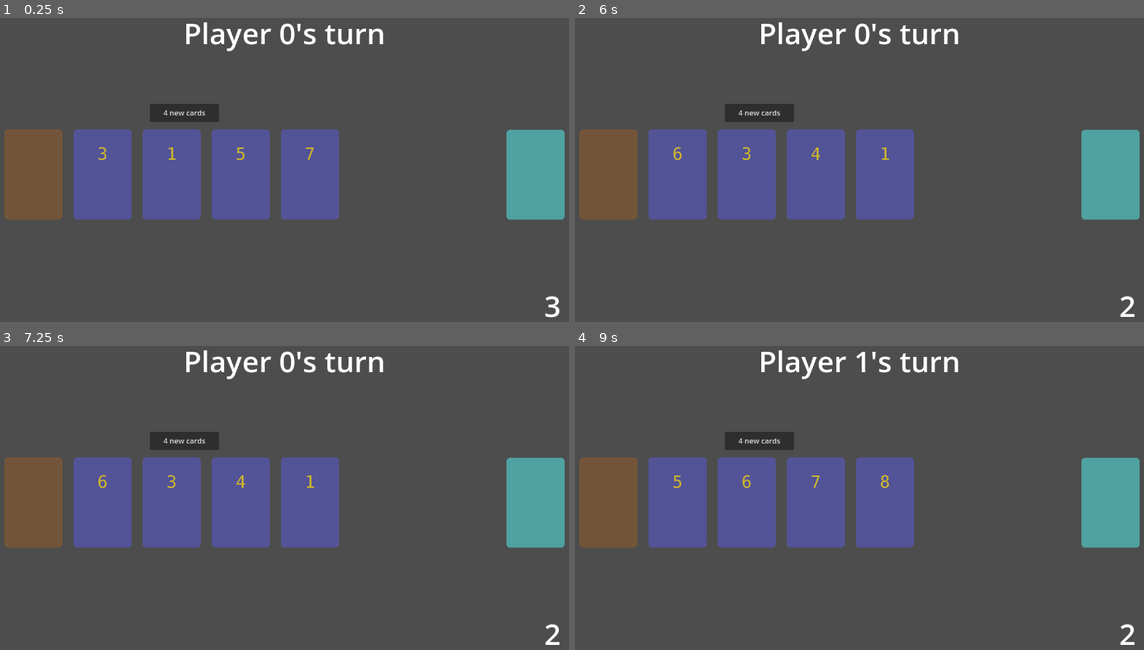
Above: before the commit, frames 1-4 (two rows, left to right).
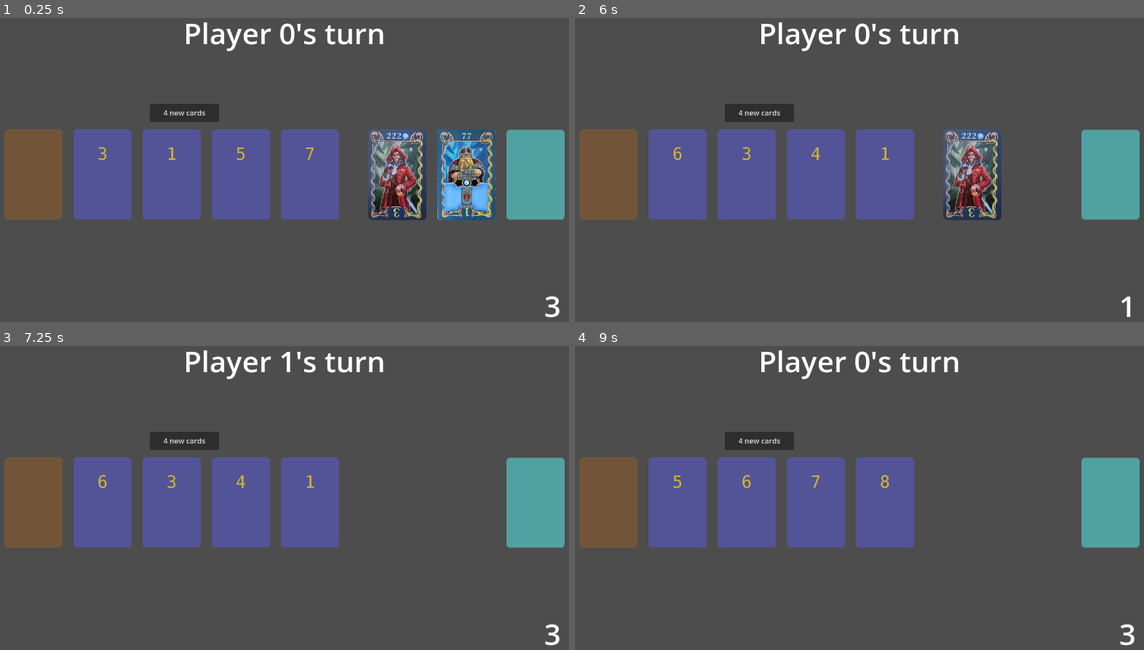
Above: after the commit, the same moments.

Repository: vbackeberg/game1
Game: Godot game, scene res://src/main.tscn
Same seed, same stepped clock (60 frames per second), same inputs: the game is played once before the commit and once after it.
Inputs (mouse positions are in pixels of both pictures, inside the frame that each line leads up to):
- Up to frame 1 (0.25 s): no input
- Up to frame 2 (6 s): click (609, 176) at 0.5 s; click (1109, 176) at 1.25 s; click (677, 176) at 2 s; click (745, 176) at 2.77 s; click (813, 176) at 3.52 s; click (882, 176) at 4.27 s; click (677, 176) at 5.02 s; click (1041, 176) at 5.77 s
- Up to frame 3 (7.25 s): click (398, 504) at 6.52 s
- Up to frame 4 (9 s): click "4 new cards" at 7.25 s; click "4 new cards" at 8 s; click (609, 504) at 8.75 s

The runs differ from the first frame. In frame 1, 5.5% of the frame differs, in the area x 64-88%, y 36-67%; in frame 2, 2.7%; in frame 3, 0.2%; in frame 4, 0.2%.
Error before the commit: Invalid type in function 'concat' in base 'Node2D (middle_area.gd)'. Cannot convert argument 1 from Callable to Array. (res://src/middle_area.gd:124)

Commit message:
specs in char node and buy function

Diff:
--- a/project.godot
+++ b/project.godot
@@ -20,6 +20,14 @@
 window/size/viewport_width=1280
 window/size/viewport_height=720
 
+[input]
+
+click={
+"deadzone": 0.2,
+"events": [Object(InputEventMouseButton,"resource_local_to_scene":false,"resource_name":"","device":-1,"window_id":0,"alt_pressed":false,"shift_pressed":false,"ctrl_pressed":false,"meta_pressed":false,"button_mask":0,"position":Vector2(0, 0),"global_position":Vector2(0, 0),"factor":1.0,"button_index":1,"canceled":false,"pressed":false,"double_click":false,"script":null)
+]
+}
+
 [rendering]
 
 renderer/rendering_method="mobile"
--- a/src/card_character.gd
+++ b/src/card_character.gd
@@ -1,14 +1,34 @@
+class_name CardCharacter
 extends TextureButton
 
 var slot: int
 
-var specs: Dictionary
+## Returns the cards paid to buy this card or null if it could not be played.
+var buy := func(_player): pass
+var points: int
+var diamonds: int
+var effect := func(_player): pass
+var asset_path: String
+
+func _init(p_buy, p_points, p_diamonds, p_asset) -> void:
+	buy = p_buy
+	points = p_points
+	diamonds = p_diamonds
+	asset_path = "res://assets/characters/" + p_asset + ".png"
 
 # Called when the node enters the scene tree for the first time.
 func _ready() -> void:
+	texture_normal = load(asset_path)
+	scale = Vector2(128.0, 200.0) / texture_normal.get_size()
 	pass # Replace with function body.
 
 
 # Called every frame. 'delta' is the elapsed time since the previous frame.
 func _process(_delta: float) -> void:
 	pass
+
+static func concat(arr: Array) -> String:
+	var result = ""
+	for num in arr:
+		result += str(num)
+	return result
--- a/src/card_character.tscn
+++ b/src/card_character.tscn
@@ -2,7 +2,5 @@
 
 [ext_resource type="Script" uid="uid://d0t6ik6al47h0" path="res://src/card_character.gd" id="1_towqi"]
 
-[node name="CardCharacter" type="TextureButton"]
-ignore_texture_size = true
-stretch_mode = 4
+[node name="CardCharacter" type="Sprite2D"]
 script = ExtResource("1_towqi")
--- a/src/card_resource.gd
+++ b/src/card_resource.gd
@@ -1,6 +1,7 @@
+class_name CardResource
 extends TextureButton
 
-var value: int
+var resourceValue: int
 var slot: int
 
 # Called when the node enters the scene tree for the first time.
--- a/src/middle_area.gd
+++ b/src/middle_area.gd
@@ -3,11 +3,11 @@
 const CARD_WIDTH = 128.0
 
 var resourceCards: Array[int]
-var characterCards: Array[Dictionary]
-var cardsLaidOut: Array[TextureButton]
+var characterCards: Array[CardCharacter]
+var cardsLaidOut: Array[CardResource]
 
 @export var graveyardResources: Array[int]
-@export var graveyardCharacters: Array[Dictionary]
+@export var graveyardCharacters: Array[CardCharacter]
 
 # Called when the node enters the scene tree for the first time.
 func _ready() -> void:
@@ -16,7 +16,7 @@
 	resourceCards = [1, 1, 1, 1, 1, 1, 1, 2, 2, 2, 2, 2, 2, 2, 3, 3, 3, 3, 3, 3, 3, 4, 4, 4, 4, 4, 4, 4, 5, 5, 5, 5, 5, 5, 5, 6, 6, 6, 6, 6, 6, 6, 7, 7, 7, 7, 7, 7, 7, 8, 8, 8, 8, 8, 8, 8]
 	resourceCards.shuffle()
 
-	characterCards = _load_character_cards()
+	characterCards = _load_chars()
 	characterCards.shuffle()
 
 	graveyardResources = []
@@ -29,8 +29,8 @@
 	place_resource(2)
 	place_resource(3)
 
-	place_character(0)
-	place_character(1)
+	place_character_in_middle(0)
+	place_character_in_middle(1)
 
 
 # Called every frame. 'delta' is the elapsed time since the previous frame.
@@ -80,8 +80,8 @@
 	return characterCards.pop_back()
 
 ## Move the card to the player's hand
-func _on_resource_card_pressed(card: TextureButton) -> void:
-	get_parent().currentPlayer.add_resource(card.value)
+func _on_resource_card_pressed(card: CardResource) -> void:
+	get_parent().currentPlayer.add_resource(card.resourceValue)
 	place_resource(card.slot)
 	card.queue_free()
 	action_used.emit()
@@ -89,10 +89,10 @@
 func place_resource(slot: int):
 	var value = _draw_resource()
 
-	var card_node = load("res://src/card_resource.tscn").instantiate() as TextureButton
+	var card_node = load("res://src/card_resource.tscn").instantiate() as CardResource
 	card_node.texture_normal = load("res://assets/resource" + str(value) + ".png")
 	card_node.custom_minimum_size = Vector2(CARD_WIDTH, 200.0)
-	card_node.value = value
+	card_node.resourceValue = value
 	card_node.visible = visible
 	card_node.slot = slot
 	add_child(card_node)
@@ -104,13 +104,14 @@
 	card_node.pressed.connect(_on_resource_card_pressed.bind(card_node))
 
 ## Moves the card to the player's hand
-func _on_character_card_pressed(card: TextureButton) -> void:
-	get_parent().currentPlayer.add_character(card.specs)
-	card.queue_free()
-	place_character(card.slot)
+func _on_character_card_pressed(card: CardCharacter) -> void:
+	card.pressed.disconnect(_on_character_card_pressed)
+	remove_child(card)
+	get_parent().currentPlayer.add_character(card)
+	place_character_in_middle(card.slot)
 	action_used.emit()
 
-func place_character(slot: int):
+func place_character_in_middle(slot: int):
 	if characterCards.size() == 0:
 		if graveyardCharacters.size() == 0:
 			print("No more character cards left in stack or graveyard!")
@@ -118,25 +119,19 @@
 		else:
 			_replenish_characters()
 
-	var specs = characterCards.pop_back()
-
-	var card_node = load("res://src/card_character.tscn").instantiate() as TextureButton
-	card_node.texture_normal = load("res://assets/character-" + str(concat(specs.cost)) + "-" + str(specs.diamondCost) + "-" + str(specs.points) + "-" + str(specs.diamonds) + ".png")
-	card_node.custom_minimum_size = Vector2(CARD_WIDTH, 200.0)
-	card_node.specs = specs
-	card_node.visible = visible
-	card_node.slot = slot
-	add_child(card_node)
-
-	card_node.position.x = $StackCharacters.position.x - (1 + slot) * (CARD_WIDTH + 24.0)
-	card_node.position.y = 256
-
-	card_node.pressed.connect(_on_character_card_pressed.bind(card_node))
+	var card = characterCards.pop_back()
+
+	card.visible = visible
+	card.slot = slot
+	add_child(card)
+
+	card.position.x = $StackCharacters.position.x - (1 + slot) * (CARD_WIDTH + 24.0)
+	card.position.y = 256
+	card.pressed.connect(_on_character_card_pressed.bind(card))
 
 func draw_diamond():
 	var card = characterCards.pop_back()
 	get_parent().currentPlayer.add_diamond(card)
-
 
 func concat(arr: Array) -> String:
 	var result = ""
@@ -150,7 +145,7 @@
 ## Places 4 new cards
 func _on_button_pressed() -> void:
 	for i in cardsLaidOut.size():
-		graveyardResources.append(cardsLaidOut[i].value)
+		graveyardResources.append(cardsLaidOut[i].resourceValue)
 		cardsLaidOut[i].queue_free()
 		place_resource(i)
 	action_used.emit()
@@ -162,199 +157,224 @@
 func on_discard_finished():
 	$DiscardOverlay.visible = false
 
+func _load_chars() -> Array[CardCharacter]:
+	return [
+		CardCharacter.new(
+			# TODO correct buy functions
+			func(player): return _includes(player.selectedResources, player.additionalResources, [2, 2, 2]),
+			3,
+			0,
+			"pirate"
+		),
+		CardCharacter.new(
+			func(player): return _includes(player.selectedResources, player.additionalResources, [2, 2, 2]),
+			3,
+			0,
+			"dwarf-6"
+		),
+		CardCharacter.new(
+			func(player): return _includes(player.selectedResources, player.additionalResources, [2, 2, 2]),
+			3,
+			0,
+			"dwarf-7"
+		),
+	]
+
+# TODO translate into function above
+
 func _load_character_cards() -> Array[Dictionary]:
 	return [
 		{
-			cost = func(player): return _includes(player.selectedResources, player.additionalResources, [2, 2, 2]),
+			buy = func(player): return _includes(player.selectedResources, player.additionalResources, [2, 2, 2]),
 			diamondCost = 1,
 			points = 3,
 			diamonds = 0,
 			effect = func(_player): pass
 		},
 		{
-			cost = func(player): return _includes(player.selectedResources, player.additionalResources, [6, 6, 8, 8]),
+			buy = func(player): return _includes(player.selectedResources, player.additionalResources, [6, 6, 8, 8]),
 			diamondCost = 0,
 			points = 3,
 			diamonds = 0,
 			effect = func(_player): pass
 		},
 		{
-			cost = func(player): return _includes(player.selectedResources, player.additionalResources, [6, 6, 8, 8]),
+			buy = func(player): return _includes(player.selectedResources, player.additionalResources, [6, 6, 8, 8]),
 			diamondCost = 0,
 			points = 3,
 			diamonds = 0,
 			effect = func(_player): pass
 		},
 		{
-			cost = func(player): return _includes(player.selectedResources, player.additionalResources, [1, 3, 5, 7]),
+			buy = func(player): return _includes(player.selectedResources, player.additionalResources, [1, 3, 5, 7]),
 			diamondCost = 0,
 			points = 2,
 			diamonds = 0,
 			effect = func(player): player.actionsLeft += 3; get_parent().on_actions_left_changed()
 		},
 		{
-			cost = func(player): return _includes(player.selectedResources, player.additionalResources, [2, 4, 6, 8]),
+			buy = func(player): return _includes(player.selectedResources, player.additionalResources, [2, 4, 6, 8]),
 			diamondCost = 0,
 			points = 2,
 			diamonds = 0,
 			effect = func(player): player.actionsLeft += 3; get_parent().on_actions_left_changed()
 		},
 		{
-			cost = func(player): return _includes(player.selectedResources, player.additionalResources, [8, 8]),
+			buy = func(player): return _includes(player.selectedResources, player.additionalResources, [8, 8]),
 			diamondCost = 0,
 			points = 2,
 			diamonds = 0,
 			effect = func(_player): pass
 		},
 		{
-			cost = func(player): return _includes(player.selectedResources, player.additionalResources, [8, 8]),
+			buy = func(player): return _includes(player.selectedResources, player.additionalResources, [8, 8]),
 			diamondCost = 0,
 			points = 2,
 			diamonds = 0,
 			effect = func(_player): pass
 		},
 		{
-			cost = func(player): return _includes(player.selectedResources, player.additionalResources, [1, 1]),
+			buy = func(player): return _includes(player.selectedResources, player.additionalResources, [1, 1]),
 			diamondCost = 0,
 			points = 1,
 			diamonds = 0,
 			effect = func(player): player.additionalResources.add(1) # TODO allow paying with additional resources
 		},
 		{
-			cost = func(player): return _includes(player.selectedResources, player.additionalResources, [2, 2]),
+			buy = func(player): return _includes(player.selectedResources, player.additionalResources, [2, 2]),
 			diamondCost = 0,
 			points = 1,
 			diamonds = 0,
 			effect = func(player): player.additionalResources.add(2)
 		},
 		{
-			cost = func(player): return _includes(player.selectedResources, player.additionalResources, [3, 3]),
+			buy = func(player): return _includes(player.selectedResources, player.additionalResources, [3, 3]),
 			diamondCost = 0,
 			points = 1,
 			diamonds = 0,
 			effect = func(player): player.additionalResources.add(3)
 		},
 		{
-			cost = func(player): return _includes(player.selectedResources, player.additionalResources, [4, 4]),
+			buy = func(player): return _includes(player.selectedResources, player.additionalResources, [4, 4]),
 			diamondCost = 0,
 			points = 1,
 			diamonds = 0,
 			effect = func(player): player.additionalResources.add(4) # Take into account
 		},
 		{
-			cost = func(player): return _includes(player.selectedResources, player.additionalResources, [5, 5]),
+			buy = func(player): return _includes(player.selectedResources, player.additionalResources, [5, 5]),
 			diamondCost = 0,
 			points = 1,
 			diamonds = 0,
 			effect = func(player): player.additionalResources.add(5)
 		},
 		{
-			cost = func(player): return _includes(player.selectedResources, player.additionalResources, [6, 6]),
+			buy = func(player): return _includes(player.selectedResources, player.additionalResources, [6, 6]),
 			diamondCost = 0,
 			points = 1,
 			diamonds = 0,
 			effect = func(player): player.additionalResources.add(6)
 		},
 		{
-			cost = func(player): return _includes(player.selectedResources, player.additionalResources, [7, 7]),
+			buy = func(player): return _includes(player.selectedResources, player.additionalResources, [7, 7]),
 			diamondCost = 0,
 			points = 1,
 			diamonds = 0,
 			effect = func(player): player.additionalResources.add(7)
 		},
 		{
-			cost = func(player): return _includes(player.selectedResources, player.additionalResources, [1, 2, 3, 4]),
+			buy = func(player): return _includes(player.selectedResources, player.additionalResources, [1, 2, 3, 4]),
 			diamondCost = 0,
 			points = 1,
 			diamonds = 2,
 			effect = func(_player): pass
 		},
 		{
-			cost = func(player): return _includes(player.selectedResources, player.additionalResources, [7, 7, 7, 7]),
+			buy = func(player): return _includes(player.selectedResources, player.additionalResources, [7, 7, 7, 7]),
 			diamondCost = 0,
 			points = 4,
 			diamonds = 0,
 			effect = func(_player): pass
 		},
 		{
-			cost = func(player): return _includes(player.selectedResources, player.additionalResources, [7, 7, 7, 7]),
+			buy = func(player): return _includes(player.selectedResources, player.additionalResources, [7, 7, 7, 7]),
 			diamondCost = 0,
 			points = 4,
 			diamonds = 0,
 			effect = func(_player): pass
 		},
 		{
-			cost = func(player): return _includes(player.selectedResources, player.additionalResources, [8, 8, 8, 8]),
+			buy = func(player): return _includes(player.selectedResources, player.additionalResources, [8, 8, 8, 8]),
 			diamondCost = 0,
 			points = 5,
 			diamonds = 0,
 			effect = func(_player): pass
 		},
 		{
-			cost = func(player): return _includes(player.selectedResources, player.additionalResources, [1, 2]),
+			buy = func(player): return _includes(player.selectedResources, player.additionalResources, [1, 2]),
 			diamondCost = 0,
 			points = 0,
 			diamonds = 0,
 			effect = func(player): player.additionalResources.add(7)
 		},
 		{
-			cost = func(player): return _includes(player.selectedResources, player.additionalResources, [4, 5, 6, 7, 8]),
+			buy = func(player): return _includes(player.selectedResources, player.additionalResources, [4, 5, 6, 7, 8]),
 			diamondCost = 0,
 			points = 1,
 			diamonds = 0,
 			effect = func(player): player.actionsLeft += 1; player.actionsPerTurn += 1; get_parent().on_actions_left_changed()
 		},
 		{
-			cost = func(player): return _sums_up_to_using_exactly_three(player.selectedResources, 10),
-			diamondCost = 0,
-			points = 1,
-			diamonds = 0,
-			effect = func(player): pass # TODO can use a 1 as an 8
-		},
-		{
-			cost = func(player): return _sums_up_to_using_exactly_three(player.selectedResources, 20),
+			buy = func(player): return _sums_up_to_using_exactly_three(player.selectedResources, 10),
+			diamondCost = 0,
+			points = 1,
+			diamonds = 0,
+			effect = func(_player): pass # TODO can use a 1 as an 8
+		},
+		{
+			buy = func(player): return _sums_up_to_using_exactly_three(player.selectedResources, 20),
 			diamondCost = 0,
 			points = 2,
 			diamonds = 0,
 			effect = func(_player): pass
 		},
 		{
-			cost = func(player): return _sums_up_to_in_any_combination(player.selectedResources, 10),
+			buy = func(player): return _sums_up_to_in_any_combination(player.selectedResources, 10),
 			diamondCost = 0,
 			points = 1,
 			diamonds = 0,
 			effect = func(player): player.resourceCapacity += 1
 		},
 		{
-			cost = func(player): return _sums_up_to_in_any_combination(player.selectedResources, 10),
+			buy = func(player): return _sums_up_to_in_any_combination(player.selectedResources, 10),
 			diamondCost = 0,
 			points = 1,
 			diamonds = 0,
 			effect = func(player): player.resourceCapacity += 1
 		},
 		{
-			cost = func(player): return _sums_up_to_in_any_combination(player.selectedResources, 10),
+			buy = func(player): return _sums_up_to_in_any_combination(player.selectedResources, 10),
 			diamondCost = 0,
 			points = 1,
 			diamonds = 0,
 			effect = func(player): player.resourceCapacity += 1
 		},
 		{
-			cost = func(player): return _includes(player.selectedResources, player.additionalResources, [3, 4, 5]),
+			buy = func(player): return _includes(player.selectedResources, player.additionalResources, [3, 4, 5]),
 			diamondCost = 0,
 			points = 1,
 			diamonds = 0,
 			effect = func(_player): # TODO let player select one that should return to hand
 		},
 		{
-			cost = func(player): return _includes_either_or(player.selectedResources, player.additionalResources, [3, 3, 3], [6, 6, 6]),
+			buy = func(player): return _includes_either_or(player.selectedResources, player.additionalResources, [3, 3, 3], [6, 6, 6]),
 			diamondCost = 0,
 			points = 3,
 			diamonds = 0,
 			effect = func(_player): pass # TODO let neighbors play it
 		},
 		{
-			cost = func(player): return _includes_either_or(player.selectedResources, player.additionalResources, [4, 4, 4], [5, 5, 5]),
+			buy = func(player): return _includes_either_or(player.selectedResources, player.additionalResources, [4, 4, 4], [5, 5, 5]),
 			diamondCost = 0,
 			points = 3,
 			diamonds = 0,
@@ -365,25 +385,27 @@
 
 ## Checks if selected resources suffice to pay for the card.
 ## Returns the resources used to pay for the card or null if they do not suffice.
-func _includes(selectedResources: Array[int], additionalResources: Array[int], required: Array[int]):
-	var selected = selectedResources.duplicate()
-	var additional = additionalResources.duplicate()
-	var paid = []
+func _includes(selectedResources: Array[CardResource], additionalResources: Array[int], required: Array[int]):
+	var selected := selectedResources.map(func(s): return s.resourceValue)
+	var additional := additionalResources.duplicate()
+	var paid: Array[CardResource] = []
+
+	# First check if can be paid from additional resources (e.g. dwarves), then use resources from hand.
 	for r in required:
-		var idx = additional.find(r) # Additional resources (e.g. from dwarves) are preferred
+		var idx = additional.find(r)
 		if idx != -1:
 			additional.remove_at(idx)
 			continue
 		idx = selected.find(r)
 		if idx == -1:
 			return null
-		paid.append(selected[idx])
+		paid.append(selectedResources[idx])
 		selected.remove_at(idx)
 	return paid
 
 ## Checks if selected resources suffice to pay for the card for two alternatives.
 ## Returns the resources used to pay or null if they do not suffice.
-func _includes_either_or(selectedResources: Array[int], additionalResources: Array[int], eitherRequired: Array[int], orRequired: Array[int]):
+func _includes_either_or(selectedResources: Array[CardResource], additionalResources: Array[int], eitherRequired: Array[int], orRequired: Array[int]):
 	var paid = _includes(selectedResources, additionalResources, eitherRequired)
 	if paid != null:
 		return paid
--- a/src/player_area.gd
+++ b/src/player_area.gd
@@ -2,14 +2,14 @@
 
 const CARD_WIDTH = 128.0
 var playerName: String
-var resourcesOnHand: Array[Node]
+var resourcesOnHand: Array[CardResource]
 var resourceCapacity: int
 var additionalResources: Array[int]
 var charactersOnPayField: Array[Node]
 var diamonds: Array[Node]
-var selectedResources: Array[Node]
+var selectedResources: Array[CardResource]
 var selectedDiamonds: Array[Node]
-var charactersPlayed: Array[Node]
+var charactersPlayed: Array[CardCharacter]
 var actionsLeft: int
 var actionsPerTurn: int
 var discardMode: bool
@@ -43,12 +43,12 @@
 	discard_started.connect(get_parent().on_discard_started.bind())
 	discard_finished.connect(get_parent().on_discard_finished.bind())
 
-## Appends and prints card
+## Appends card
 func add_resource(value: int):
-	var card_node = load("res://src/card_resource.tscn").instantiate() as TextureButton
+	var card_node = load("res://src/card_resource.tscn").instantiate() as CardResource
 	card_node.custom_minimum_size = Vector2(CARD_WIDTH, 200.0)
 	card_node.texture_normal = load("res://assets/resource" + str(value) + ".png")
-	card_node.value = value
+	card_node.resourceValue = value
 	card_node.visible = visible # Match parent's visibility
 	resourcesOnHand.append(card_node)
 	add_child(card_node)
@@ -71,7 +71,7 @@
 		discard_finished.emit()
 
 ## Selects or deselects a resource on press
-func _on_resource_card_pressed(card: TextureButton) -> void:
+func _on_resource_card_pressed(card: CardResource) -> void:
 	var index = selectedResources.find(card)
 	if discardMode:
 		if index == -1:
@@ -99,7 +99,7 @@
 
 func _on_confirm_discard_button_pressed() -> void:
 	for r in selectedResources:
-		get_parent().on_resource_spent(r.value)
+		get_parent().on_resource_spent(r.resourceValue)
 		resourcesOnHand.erase(r)
 		r.queue_free()
 		numToDiscard -= 1
@@ -110,48 +110,37 @@
 			discard_finished.emit()
 
 ## Adds a character card with given specs and puts it on the right side.
-func add_character(specs):
+func add_character(card: CardCharacter):
 	if charactersOnPayField.size() == 2:
 		# TODO prevent player from doing that
 		print("Player has 2 character cards, already.")
 
 	else:
-		var card_node = load("res://src/card_character.tscn").instantiate() as TextureButton
-		card_node.custom_minimum_size = Vector2(CARD_WIDTH, 200.0)
-		card_node.texture_normal = load("res://assets/character-" + str(concat(specs.cost)) + "-" + str(specs.diamondCost) + "-" + str(specs.points) + "-" + str(specs.diamonds) + ".png")
-		card_node.specs = specs
-		card_node.visible = visible
-		charactersOnPayField.append(card_node)
-		add_child(card_node)
+		card.visible = visible
+		charactersOnPayField.append(card)
+		add_child(card)
 
 		var card_index = charactersOnPayField.size()
-		card_node.position.x = get_viewport().size.x - 24.0 - card_index * (CARD_WIDTH + 24.0)
-		card_node.position.y = get_viewport().size.y / 2
-
-		card_node.pressed.connect(_on_character_card_pressed.bind(card_node))
-
-func _on_character_card_pressed(card: TextureButton) -> void:
-	if _diamondCostPaid(card) && _resourceCostPaid(card):
-		_play_character(card)
-	else:
-		print("Not enough resources/diamonds selected to play character!")
-
-
-func _diamondCostPaid(card):
-	print(selectedDiamonds.size(), " diamonds selected. ", card.specs.diamondCost, " needed.")
-	return selectedDiamonds.size() >= card.specs.diamondCost
-
-func _resourceCostPaid(card):
-	var remainingResourceCost = card.specs.cost.duplicate()
-
-	for r in selectedResources:
-		var index = remainingResourceCost.find(r.value)
-		if index != -1:
-			remainingResourceCost.remove_at(index)
-
-	print("Remaining resource cost: ", remainingResourceCost)
-
-	return remainingResourceCost.size() == 0
+		card.position.x = get_viewport().size.x - 24.0 - card_index * (CARD_WIDTH + 24.0)
+		card.position.y = get_viewport().size.y / 2
+
+		card.pressed.connect(_on_character_card_pressed.bind(card))
+
+func _on_character_card_pressed(card: CardCharacter) -> void:
+	var paid = card.buy.call(self) # TODO: evaluate paid resources and paid diamonds
+	if paid == null:
+		print("not enough resources selected")
+		# TODO show label with missing resources
+	else:
+		for r in paid:
+			get_parent().on_resource_spent(r.value)
+			resourcesOnHand.erase(r)
+			r.queue_free()
+
+		selectedResources.clear()
+		_reorder_resource_cards()
+		_place_character_on_played_area(card)
+		action_used.emit()
 
 ## Loads and positions diamond card asset. Connects on_pressed callback.
 ## Note: Character values are associated with the diamond to identify the card later in the graveyard.
@@ -184,7 +173,7 @@
 
 ## Puts spent resources and diamonds on graveyard
 ## Places character card
-func _play_character(card: TextureButton):
+func _place_character_on_played_area(card: CardCharacter):
 	charactersPlayed.append(card)
 	var card_index = charactersPlayed.size()
 	card.position.x = 24.0 + card_index * (CARD_WIDTH + 24.0)
@@ -192,35 +181,7 @@
 	card.rotation_degrees = 180
 
 	charactersOnPayField.erase(card)
-
-	# TODO pass to-be-paid resources and diamonds to this function. Safer and simpler.
-	var remainingDiamondCost = card.specs.diamondCost
-	while remainingDiamondCost > 0:
-		remainingDiamondCost -= 1
-		var d = selectedDiamonds.pop_back()
-		get_parent().on_diamond_spent(d.specs)
-		diamonds.erase(d)
-		d.queue_free()
-
-	selectedDiamonds.clear()
-	_reorder_diamonds()
-
-	var remainingResourceCost = card.specs.cost.duplicate()
-	for r in selectedResources:
-		var index = remainingResourceCost.find(r.value)
-		if index != -1:
-			remainingResourceCost.remove_at(index)
-			get_parent().on_resource_spent(r.value)
-			resourcesOnHand.erase(r)
-			r.queue_free()
-
-	selectedResources.clear()
-	_reorder_resource_cards()
-
-	action_used.emit()
-
-	victoryPoints += card.specs.points
-	get_parent().middleArea.draw_diamond()
+	victoryPoints += card.points
 
 func _reorder_diamonds():
 	for i in range(diamonds.size()):
Renamed: assets/character-1357-0-2-0.png -> assets/characters/1357-0-2-0.png
Not shown, changed: assets/characters/1357-0-2-0.png.import
Renamed: assets/character-6688-0-3-0.png -> assets/characters/6688-0-3-0.png
Not shown, changed: assets/characters/6688-0-3-0.png.import
Renamed: assets/character-66-0-1-0.png -> assets/characters/dwarf-6.png
Not shown, changed: assets/characters/dwarf-6.png.import
Renamed: assets/character-77-0-1-0.png -> assets/characters/dwarf-7.png
Not shown, changed: assets/characters/dwarf-7.png.import
Renamed: assets/character-222-1-3-0.png -> assets/characters/pirate.png
Not shown, changed: assets/characters/pirate.png.import
